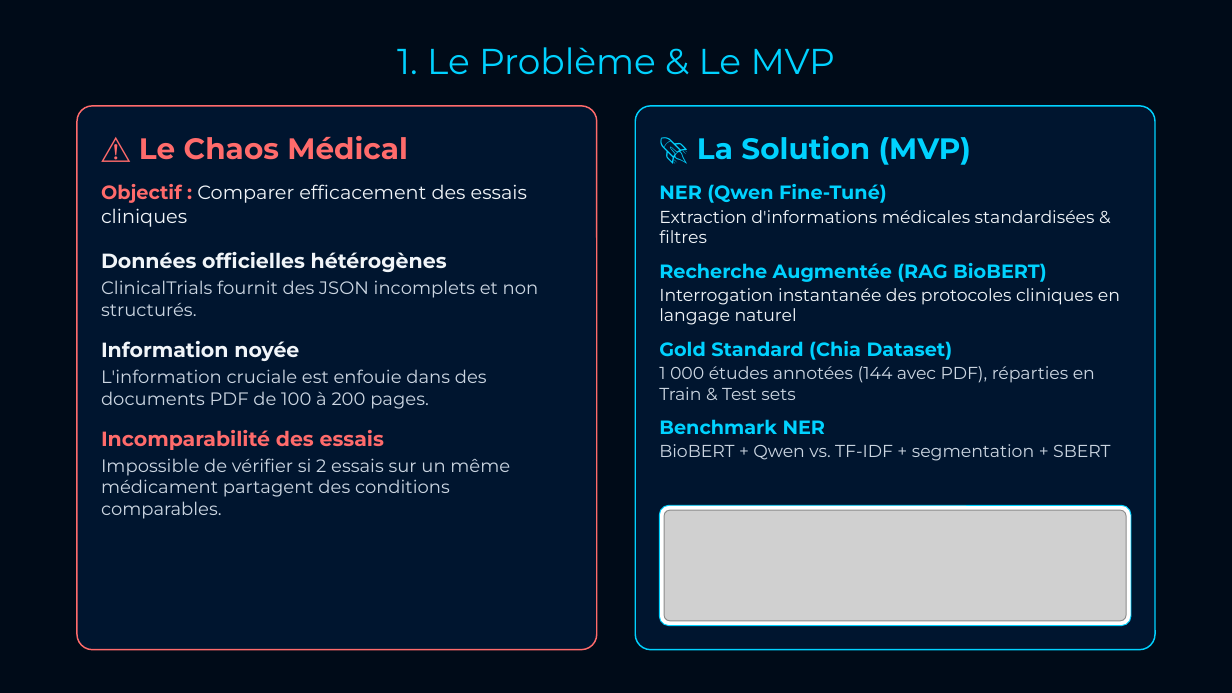
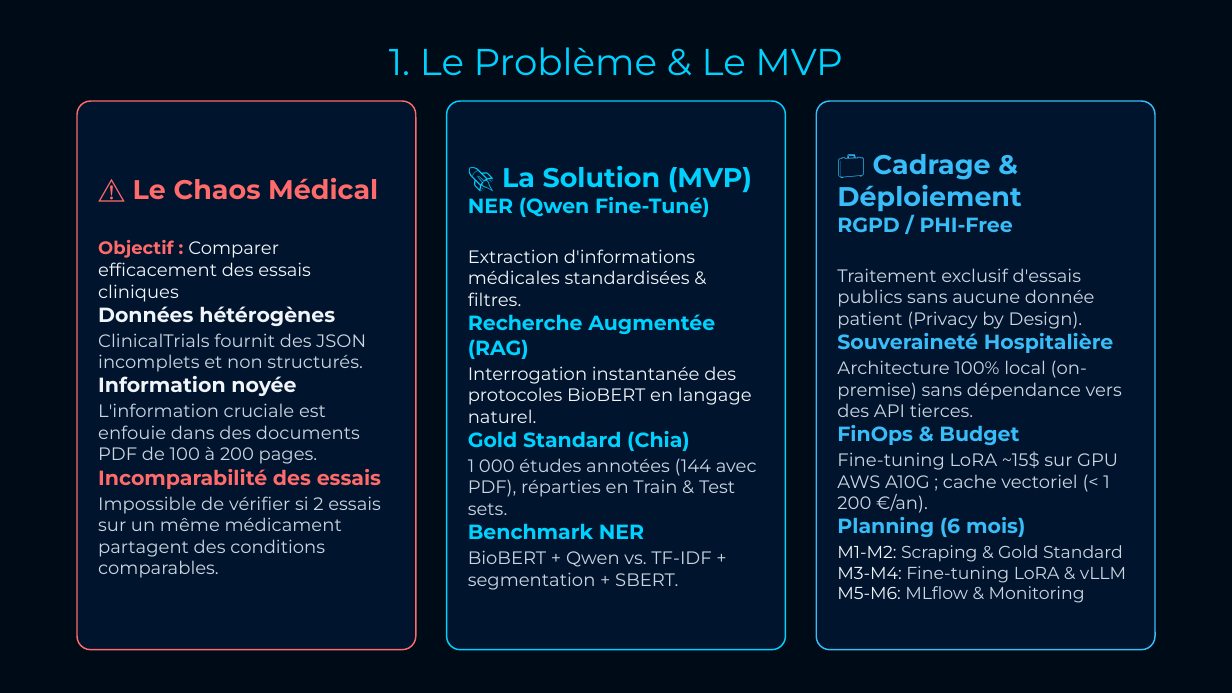
Before and after one commit to Elkristobal59/CERTIFICATION_CDSD, a slide deck: slide 2 of Bloc_6_CliNER/CliNER_presentation.pptx. Drawn at 1232x693 pixels with LibreOffice and Linux fonts; fonts in the diff are those of the drawing; grey boxes stand for pictures. Boxes give left, top, right and bottom in pixels: in the first picture for what was removed or moved away, otherwise in the second. Text is boxed around its words. In the diff, an @@ line names an element or a change of style, - is before the commit and + after.

```diff
--- a/Bloc_6_CliNER/CliNER_presentation.pptx
+++ b/Bloc_6_CliNER/CliNER_presentation.pptx
@@ text "1. Le Problème & Le ..." at bbox=[389, 47, 842, 75]: size 28 to 29 pt @@
@@ text "⚠️ Le Chaos Médical": place and size @@
-text "⚠️ Le Chaos Médical" at bbox=[101, 136, 539, 519]
+text "⚠️ Le Chaos Médical" at bbox=[98, 177, 381, 578]
@@ text "⚠️ Le Chaos Médical" at bbox=[98, 177, 381, 578]: vertical alignment top to middle @@
@@ rounded rectangle: place and size @@
-rounded rectangle at bbox=[77, 106, 596, 651]
+rounded rectangle at bbox=[77, 101, 416, 650]
@@ rounded rectangle at bbox=[77, 101, 416, 650]: fill #00152F to #00152F at 95% opacity; proportions changed @@
@@ text "🚀 La Solution (MVP)" at bbox=[468, 166, 757, 590]: vertical alignment top to middle @@
@@ text "🚀 La Solution (MVP)": place and size @@
-text "🚀 La Solution (MVP)" at bbox=[659, 136, 1120, 461]
+text "🚀 La Solution (MVP)" at bbox=[468, 166, 757, 590]
@@ rounded rectangle at bbox=[446, 101, 786, 650]: fill #00152F to #00152F at 95% opacity; proportions changed @@
@@ rounded rectangle: place and size @@
-rounded rectangle at bbox=[636, 106, 1155, 651]
+rounded rectangle at bbox=[446, 101, 786, 650]
@@ rounded rectangle: place and size @@
-rounded rectangle at bbox=[660, 506, 1131, 626]
+rounded rectangle at bbox=[816, 101, 1155, 650]
@@ rounded rectangle at bbox=[816, 101, 1155, 650]: fill #FFFFFF to #00152F at 95% opacity; outline #00D2FF 0.75 pt to #38BDF8 1.13 pt; proportions changed @@
@@ text at bbox=[98, 177, 381, 578]: size 23 to 21 pt in "⚠️ Le Chaos Médical"; size 15 to 14 pt in "Objectif : Comparer efficacement des essais cliniques"; less space between paragraphs @@
@@ text at bbox=[468, 166, 752, 217]: size 23 to 21 pt in "🚀 La Solution (MVP)"; size 15 to 16 pt in "NER (Qwen Fine-Tuné)", "Benchmark NER"; less space between paragraphs @@
@@ text added at bbox=[837, 154, 1126, 603], 14 pt, text #CBD5E1 @@
+💼 Cadrage & Déploiement
+RGPD / PHI-Free
+Traitement exclusif d'essais publics sans aucune donnée patient (Privacy by Design).
+Souveraineté Hospitalière
+Architecture 100% local (on-premise) sans dépendance vers des API tierces.
+FinOps & Budget
+Fine-tuning LoRA ~15$ sur GPU AWS A10G ; cache vectoriel (< 1 200 €/an).
+Planning (6 mois)
+M1-M2: Scraping & Gold Standard
+M3-M4: Fine-tuning LoRA & vLLM
+M5-M6: MLflow & Monitoring
@@ text at bbox=[468, 249, 757, 515]: text changed; size 13.5 to 14 pt @@
-Extraction d'informations médicales standardisées & filtres
-Recherche Augmentée (RAG BioBERT)
-Interrogation instantanée des protocoles cliniques en langage naturel
-Gold Standard (Chia Dataset)
-1 000 études annotées (144 avec PDF), réparties en Train & Test sets
+Extraction d'informations médicales standardisées & filtres.
+Recherche Augmentée (RAG)
+Interrogation instantanée des protocoles BioBERT en langage naturel.
+Gold Standard (Chia)
+1 000 études annotées (144 avec PDF), réparties en Train & Test sets.
@@ text at bbox=[98, 301, 335, 326]: text changed @@
-Données officielles hétérogènes
+Données hétérogènes
@@ picture removed at bbox=[665, 510, 1127, 621] @@
@@ text at bbox=[468, 550, 711, 590]: text changed; size 13.5 to 14 pt @@
-BioBERT + Qwen vs. TF-IDF + segmentation + SBERT
+BioBERT + Qwen vs. TF-IDF + segmentation + SBERT.
```
Also in this commit, not shown: 2 other files.
